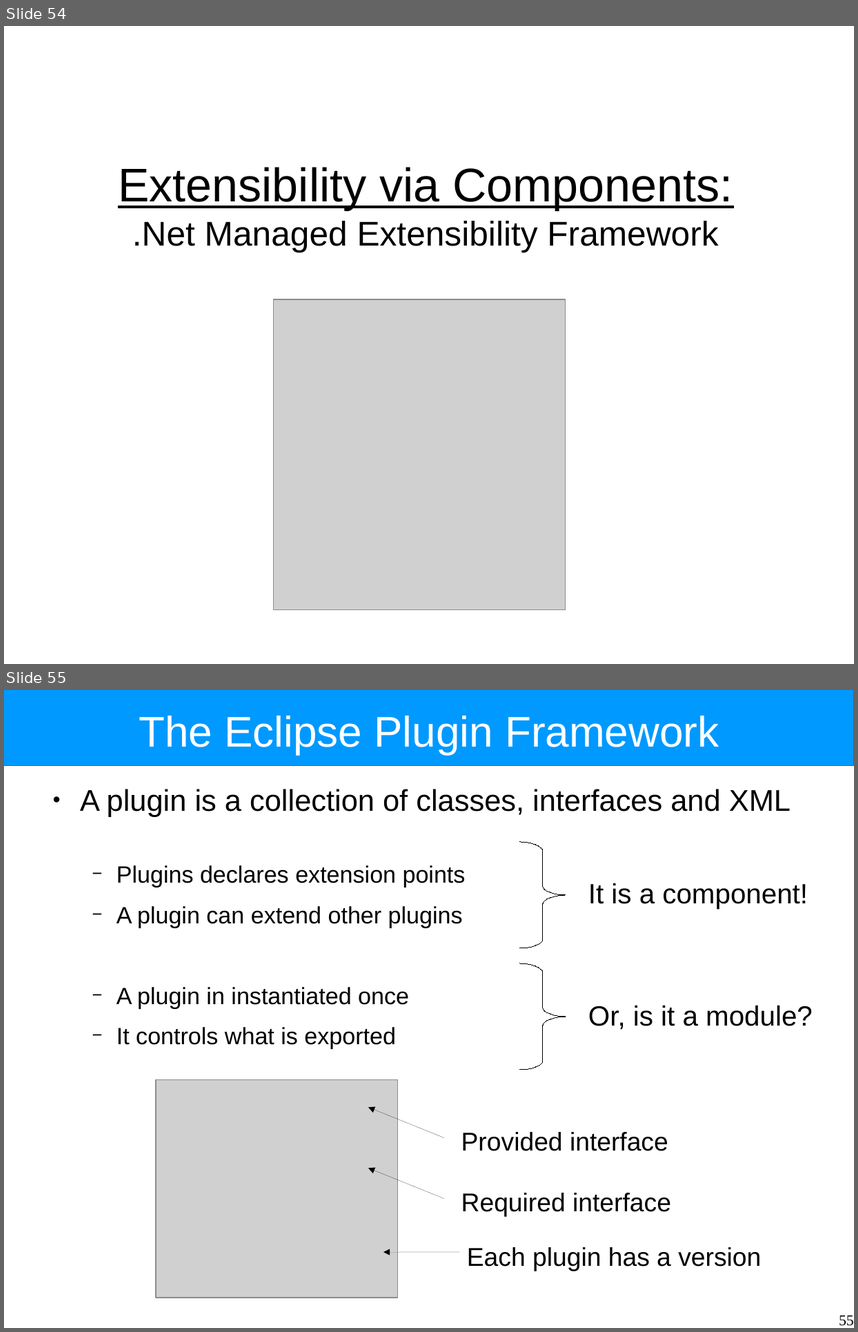
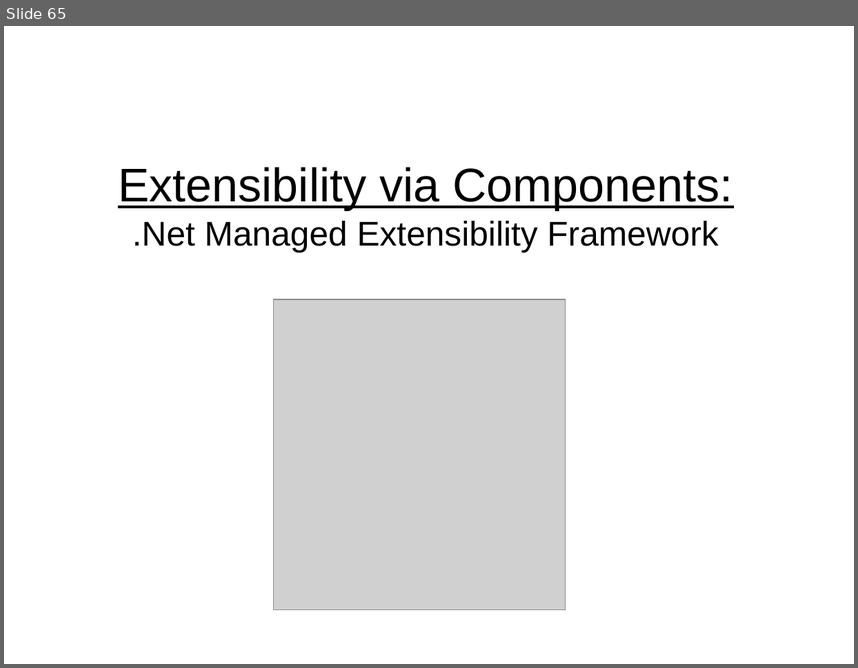
Before and after one commit to Intrinsarc/intrinsarc-evolve, a slide deck: Academic Work/lectures/components.odp. Shown one above the other, each under a label of ours: slides 54 and 55 before the commit, slide 65 after it. The pictures are 858x1332 and 858x668 pixels, drawn with LibreOffice and Linux fonts; fonts in the diff are those of the drawing; grey boxes stand for pictures. Boxes give left, top, right and bottom in pixels: in the first picture for what was removed or moved away, otherwise in the second. Text is boxed around its words. In the diff, an @@ line names an element or a change of style, - is before the commit and + after.

```diff
--- a/Academic Work/lectures/components.odp
+++ b/Academic Work/lectures/components.odp
@@ slide 55 removed at bbox=[4, 690, 854, 1328], background #FFFFFF @@
@@ rectangle removed at bbox=[4, 690, 854, 766] @@
@@ title removed at bbox=[139, 716, 719, 755] @@
-The Eclipse Plugin Framework
@@ text removed at bbox=[80, 789, 791, 1049] @@
-● A plugin is a collection of classes, interfaces and XML
-  − Plugins declares extension points
-  − A plugin can extend other plugins
-  − A plugin in instantiated once
-  − It controls what is exported
@@ freeform shape removed at bbox=[520, 842, 566, 949] @@
@@ text removed at bbox=[588, 883, 808, 909] @@
-It is a component!
@@ freeform shape removed at bbox=[520, 963, 566, 1069] @@
@@ text removed at bbox=[588, 1005, 813, 1029] @@
-Or, is it a module?
@@ picture removed at bbox=[156, 1080, 398, 1297] @@
@@ arrow removed from (444, 1137) to (368, 1107) @@
@@ text removed at bbox=[461, 1132, 668, 1151] @@
-Provided interface
@@ arrow removed from (444, 1199) to (368, 1167) @@
@@ text removed at bbox=[461, 1192, 671, 1216] @@
-Required interface
@@ text removed at bbox=[467, 1247, 761, 1271] @@
-Each plugin has a version
@@ arrow removed from (460, 1252) to (383, 1252) @@
@@ page number removed at bbox=[839, 1314, 854, 1325] @@
-55
@@ what was slide 54 is now slide 65 @@
```
Also in this commit, not shown: 13 slides changed, 25 slides added, 8 other slides removed, 3 other files.
